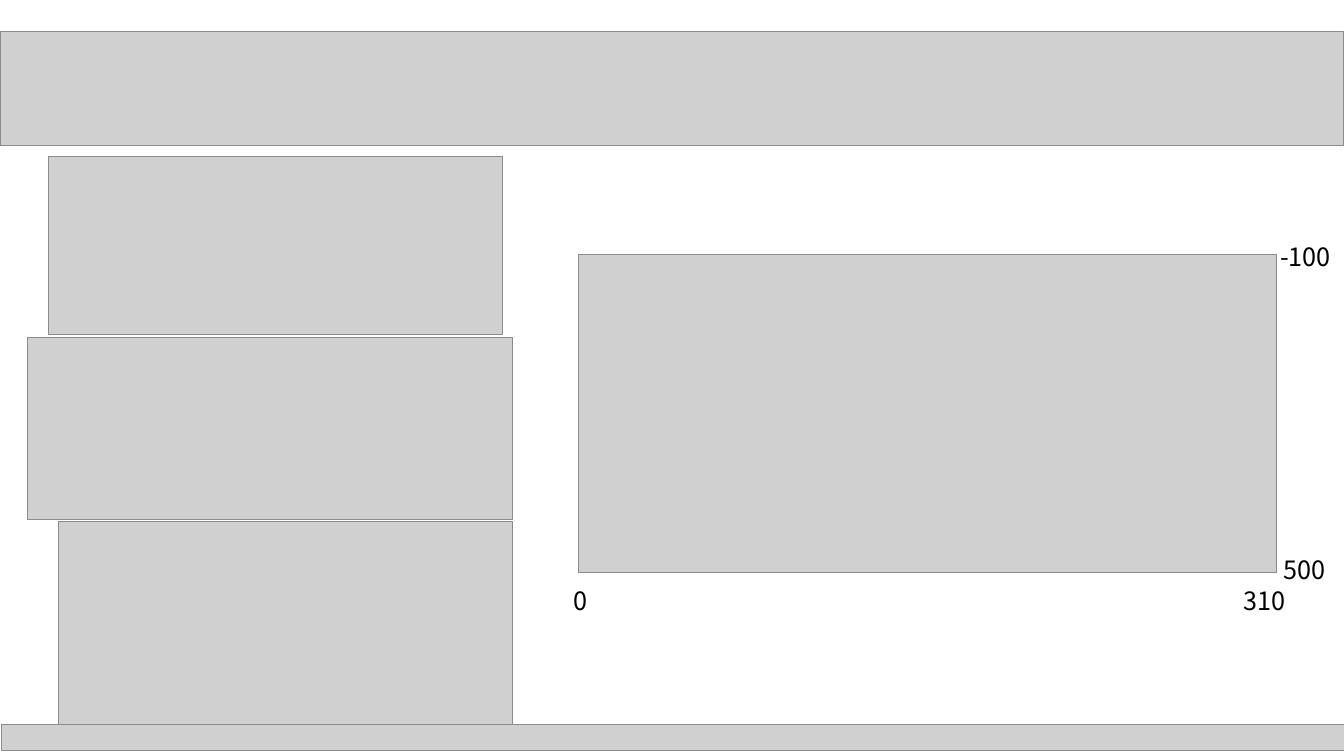
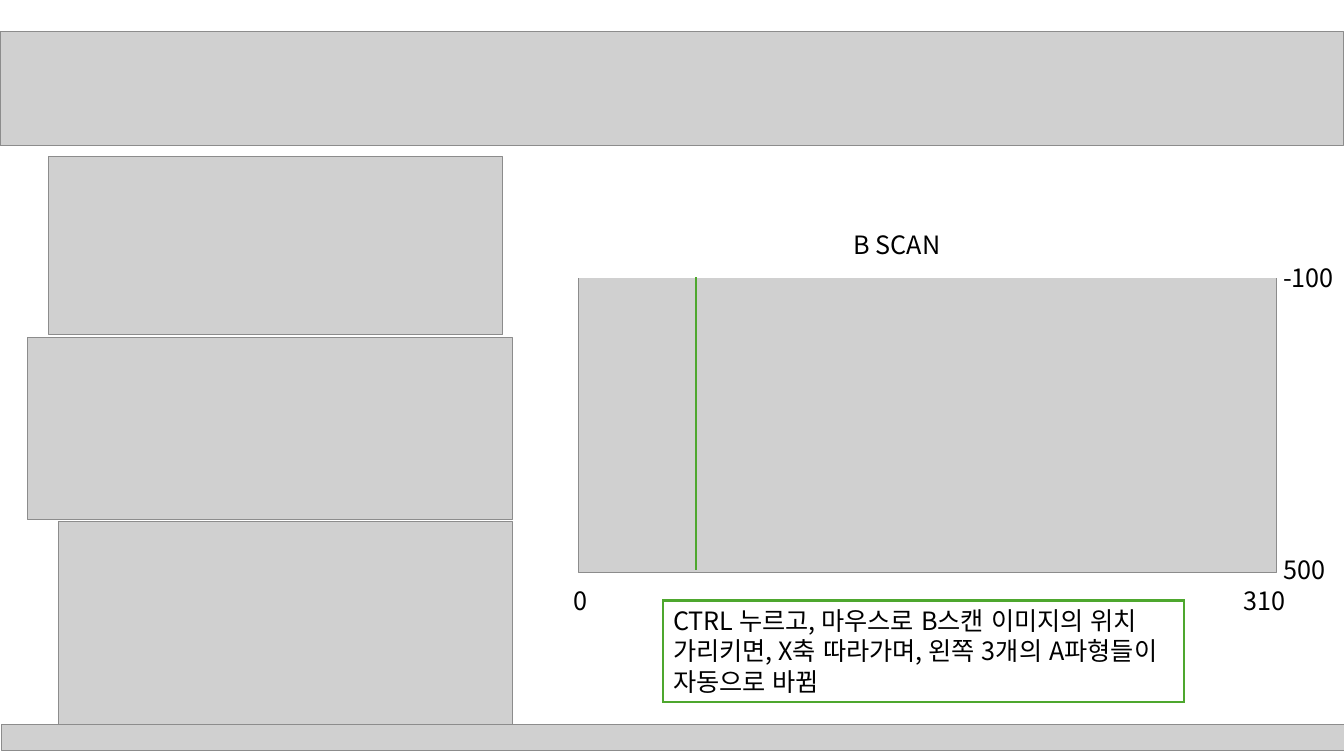
Before and after one commit to yhh503-sudo/Mater-Degree-2026, a slide deck: slide 9 of Material csv(26.07.28)/논문 자료.pptx. Drawn at 1344x756 pixels with LibreOffice and Linux fonts; fonts in the diff are those of the drawing; grey boxes stand for pictures. Boxes give left, top, right and bottom in pixels: in the first picture for what was removed or moved away, otherwise in the second. Text is boxed around its words. In the diff, an @@ line names an element or a change of style, - is before the commit and + after.

Commit message:
B Scan 화면까지 구성 (디버깅 前)

```diff
--- a/Material csv(26.07.28)/논문 자료.pptx
+++ b/Material csv(26.07.28)/논문 자료.pptx
@@ rectangle added at bbox=[565, 237, 1277, 277], fill #FFFFFF, outline #FFFFFF 1.5 pt @@
@@ text added at bbox=[853, 235, 941, 255], 18 pt, text #000000 @@
+B SCAN
@@ text "-100": place and size @@
-text "-100" at bbox=[1280, 247, 1331, 267]
+text "-100" at bbox=[1283, 268, 1334, 288]
@@ line added from (696, 277) to (696, 571), #4EA72E 1.5 pt @@
@@ rectangle added at bbox=[663, 601, 1185, 703], fill #FFFFFF, outline #4EA72E 1.5 pt, 18 pt, text #000000 @@
+CTRL 누르고, 마우스로 B스캔 이미지의 위치 가리키면, X축 따라가며, 왼쪽 3개의 A파형들이 자동으로 바뀜
```
Also in this commit, not shown: 1 other file.
